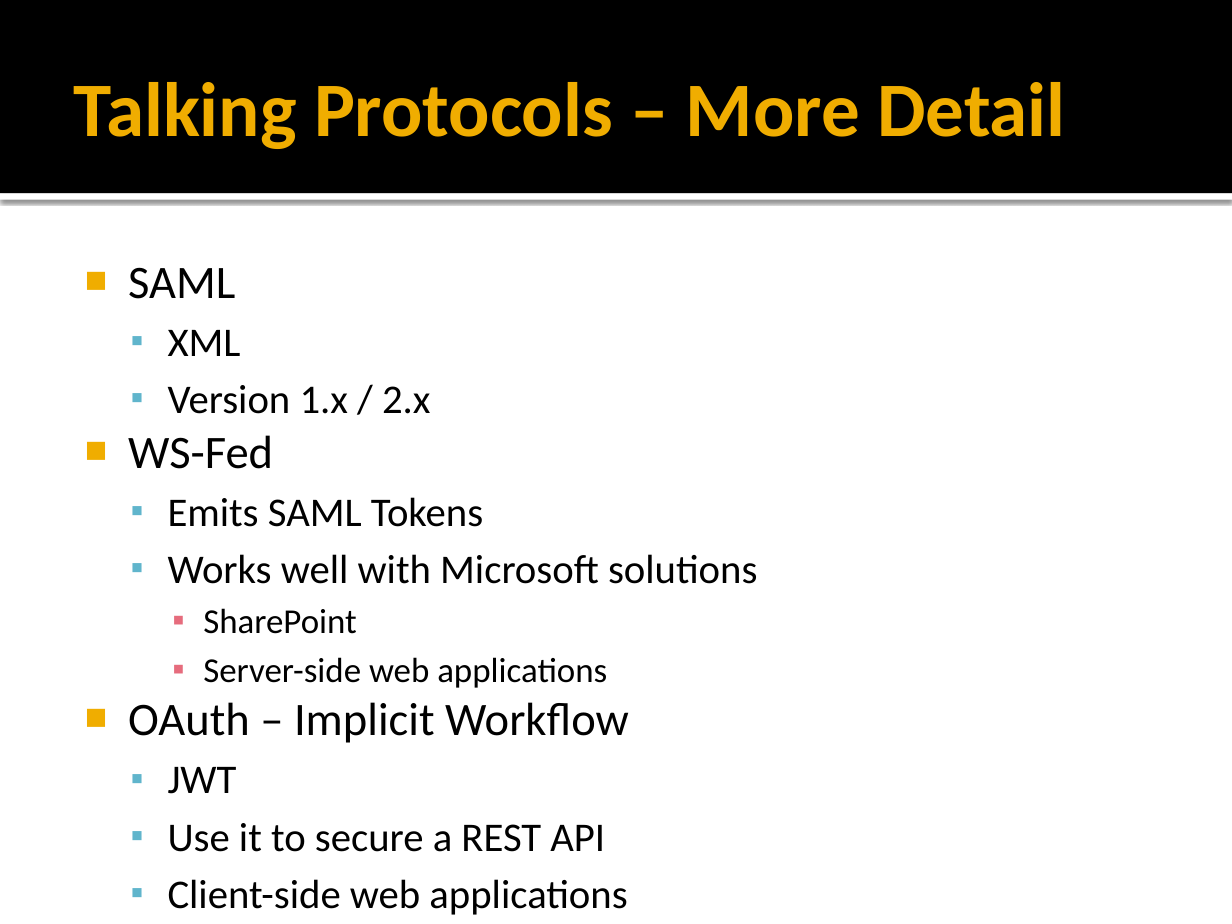
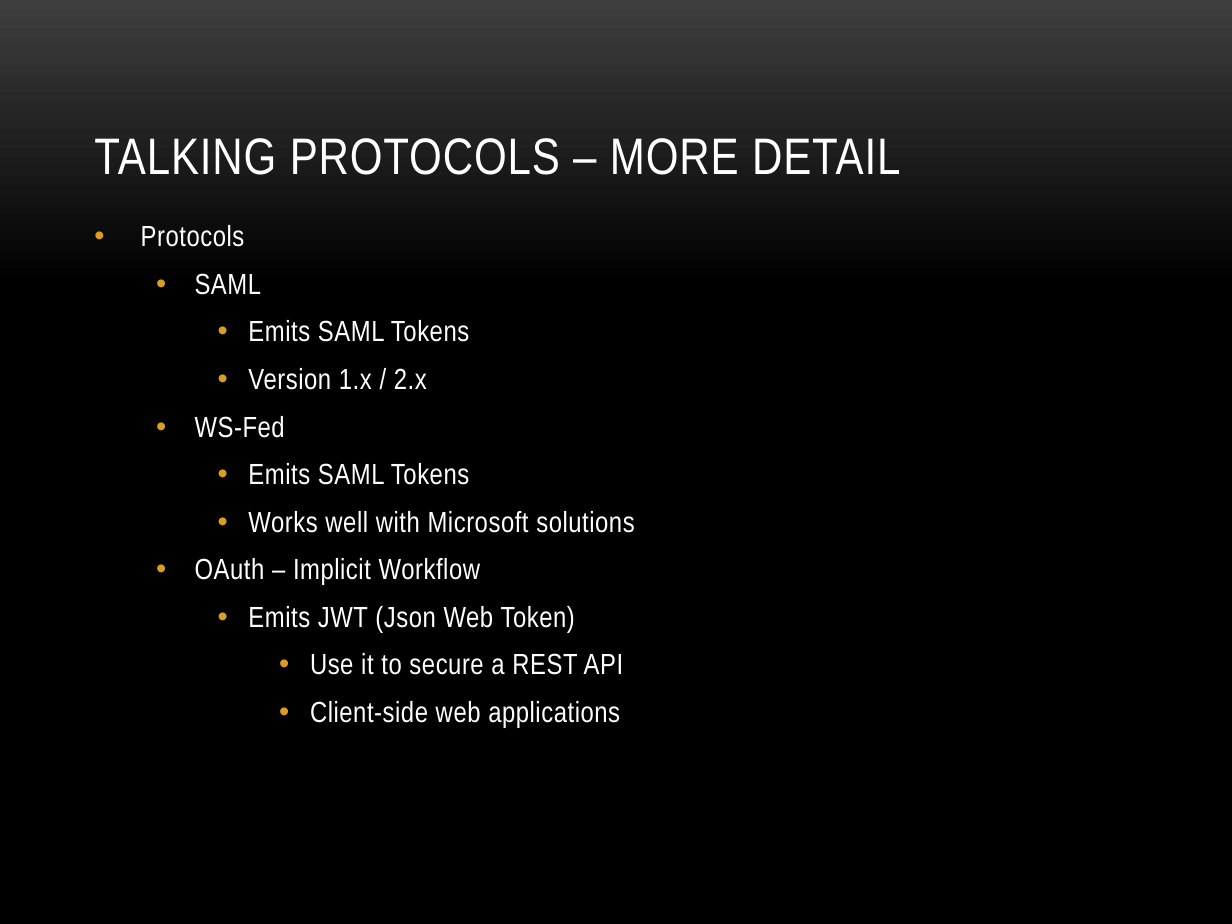
Before and after one commit to anibalvelarde/SSOExample, a slide deck: slide 13 of SSOPresentation/IAM_SSO.pptx (slide 11 before the commit). Drawn at 1232x924 pixels with LibreOffice and Linux fonts; fonts in the diff are those of the drawing; background and template pictures are left out. Boxes give left, top, right and bottom in pixels: in the first picture for what was removed or moved away, otherwise in the second. Text is boxed around its words. In the diff, an @@ line names an element or a change of style, - is before the commit and + after.

```diff
--- a/SSOPresentation/IAM_SSO.pptx
+++ b/SSOPresentation/IAM_SSO.pptx
@@ background #FFFFFF to picture (left out) @@
@@ rectangle removed at (x1=0, y1=0, x2=1232, y2=193) @@
@@ title "TALKING PROTOCOLS – MORE DETAIL" at (x1=94, y1=138, x2=900, y2=175): vertical alignment middle to bottom @@
@@ title at (x1=94, y1=138, x2=900, y2=175): text changed; size 45 to 30 pt; font Calibri to Arial Narrow; text colour #F0AD00 to #FFFFFF; bold off @@
-Talking Protocols – More Detail
+TALKING PROTOCOLS – MORE DETAIL
@@ rectangle removed at (x1=0, y1=193, x2=1232, y2=200) @@
@@ text "Protocols" moved from (x1=128, y1=267, x2=757, y2=915) to (x1=141, y1=225, x2=634, y2=727) @@
@@ text at (x1=141, y1=225, x2=245, y2=247): paragraph added @@
+• Protocols
@@ text at (x1=195, y1=273, x2=634, y2=727): size 27.2 to 17 pt in "SAML", "WS-Fed", "OAuth – Implicit Workflow"; font Calibri to Arial Narrow, text colour #000000 to #FFFFFF, letter spacing 0 to 0.3 pt in "SAML", "Version 1.x / 2.x", "WS-Fed", "Emits SAML Tokens" and 4 more places; size 23.8 to 17 pt in "Version 1.x / 2.x", "Emits SAML Tokens", "Works well with Microsoft solutions", "Use it to secure a REST API" and 1 more places; bullet ■ to •; list level 1 to 2 in "SAML"; line spacing 1 to 0.9; bullet colour #F0AD00 to #DC9E1F; bullet ▪ to •; list level 2 to 3 in "Version 1.x / 2.x"; bullet colour #60B5CC to #DC9E1F; list level 1 to 2 in "WS-Fed"; list level 2 to 3 in "Emits SAML Tokens"; list level 2 to 3 in "Works well with Microsoft solutions"; list level 1 to 2 in "OAuth – Implicit Workflow"; list level 2 to 4 in "Use it to secure a ..."; list level 2 to 4 in "Client-side web applications" @@
@@ text at (x1=248, y1=320, x2=469, y2=342): text changed; size 23.8 to 17 pt; font Calibri to Arial Narrow; text colour #000000 to #FFFFFF @@
-  ▪ XML
+    • Emits SAML Tokens
@@ text at (x1=203, y1=608, x2=607, y2=688): paragraphs removed @@
-    ▪ SharePoint
-    ▪ Server-side web applications
@@ text at (x1=248, y1=606, x2=575, y2=632): text changed; size 23.8 to 17 pt; font Calibri to Arial Narrow; text colour #000000 to #FFFFFF @@
-  ▪ JWT
+    • Emits JWT (Json Web Token)
```
Also in this commit, not shown: 15 other slides changed, 7 slides added, 4 slides removed.
